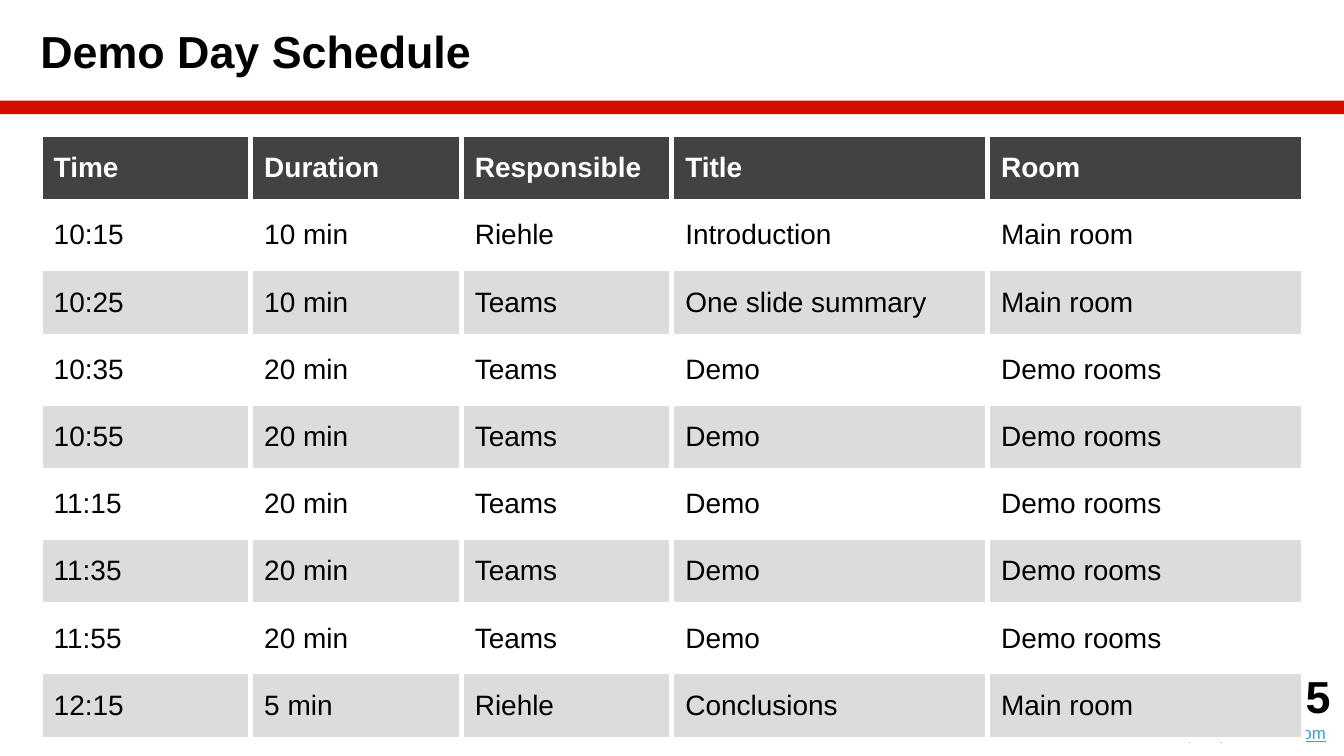
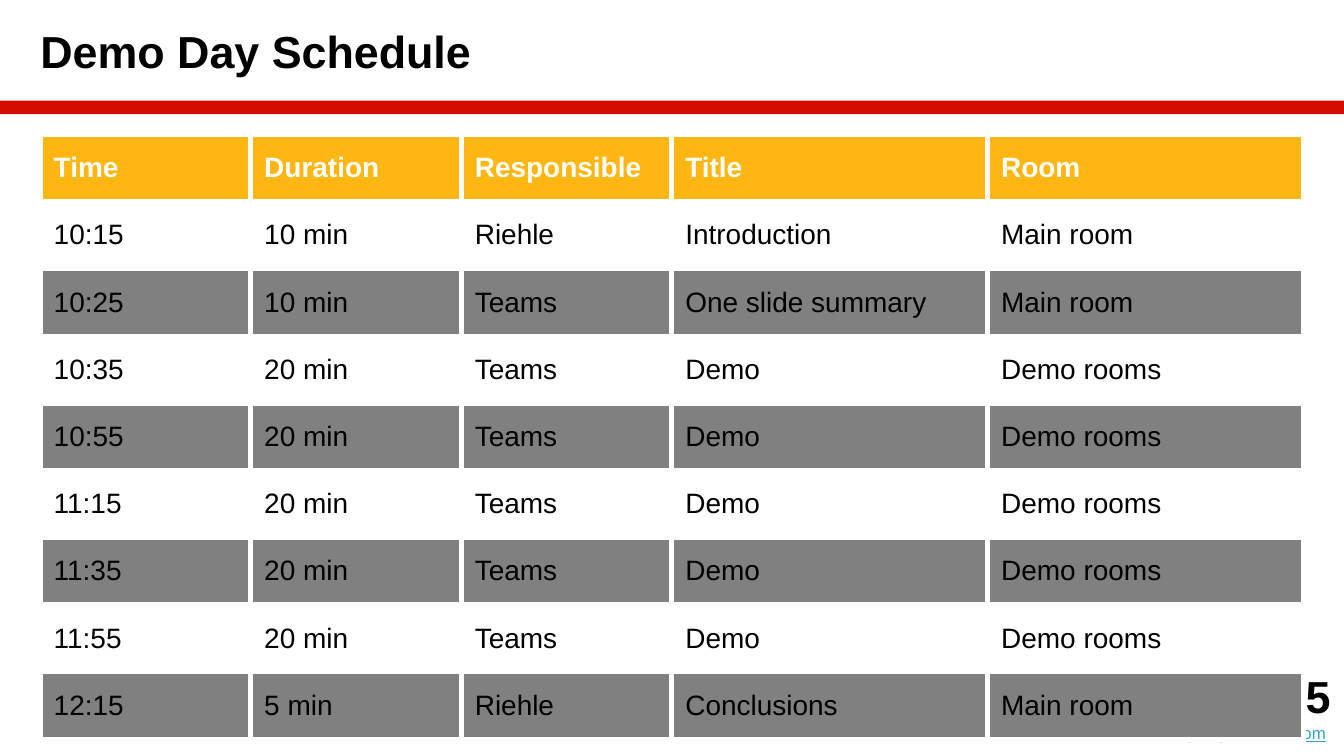
Before and after one commit to dirkriehle/amos-course, a slide deck: slide 5 of Lecture slides/AMOS B07 - Demo Day Preparation.pptx. Drawn at 1344x756 pixels with LibreOffice and Linux fonts; fonts in the diff are those of the drawing. Boxes give left, top, right and bottom in pixels: in the first picture for what was removed or moved away, otherwise in the second. Text is boxed around its words. In the diff, an @@ line names an element or a change of style, - is before the commit and + after.

```diff
--- a/Lecture slides/AMOS B07 - Demo Day Preparation.pptx
+++ b/Lecture slides/AMOS B07 - Demo Day Preparation.pptx
@@ table at [40,134,1305,719] @@
@@ fill #424242 to #FEB612 in row 1 @@
@@ fill #DCDCDC to #808080 in 20 cells @@
```
Also in this commit, not shown: 1 other slide changed, 13 other files.
